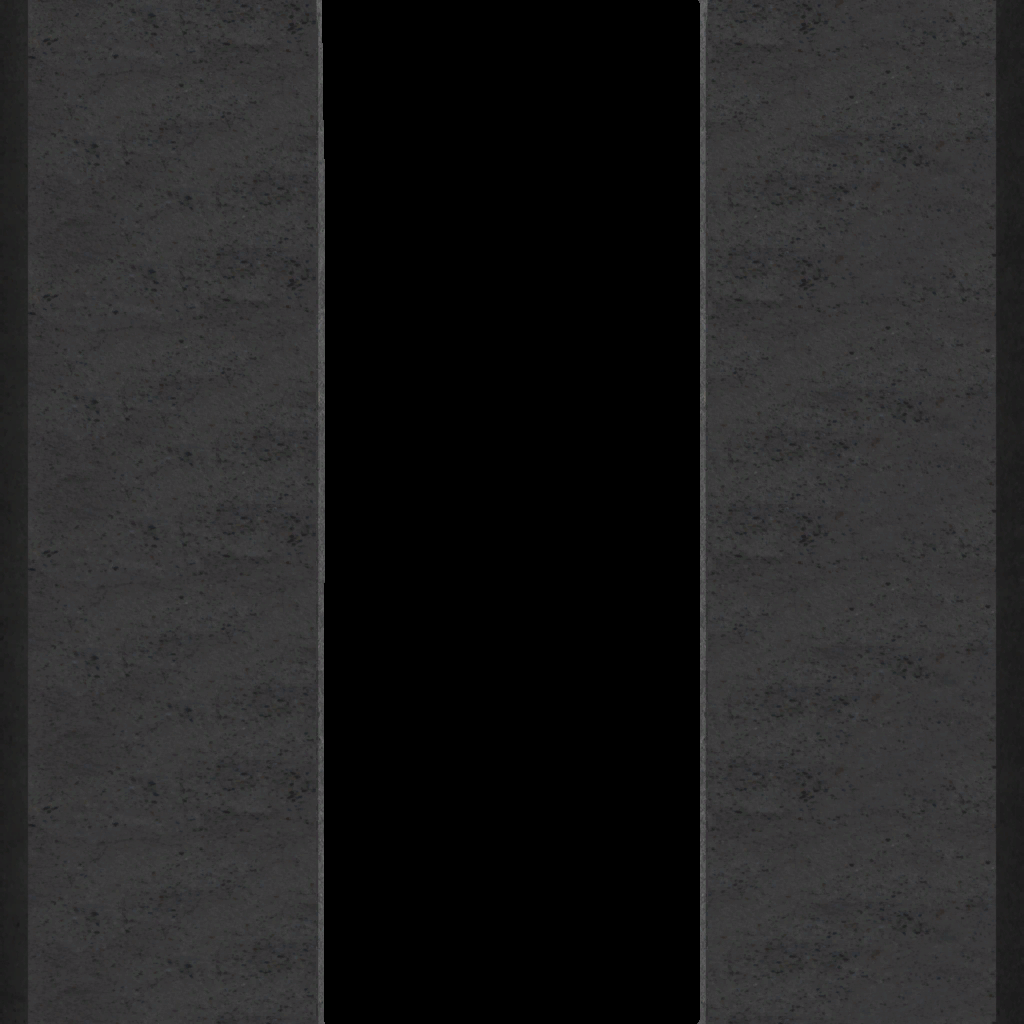
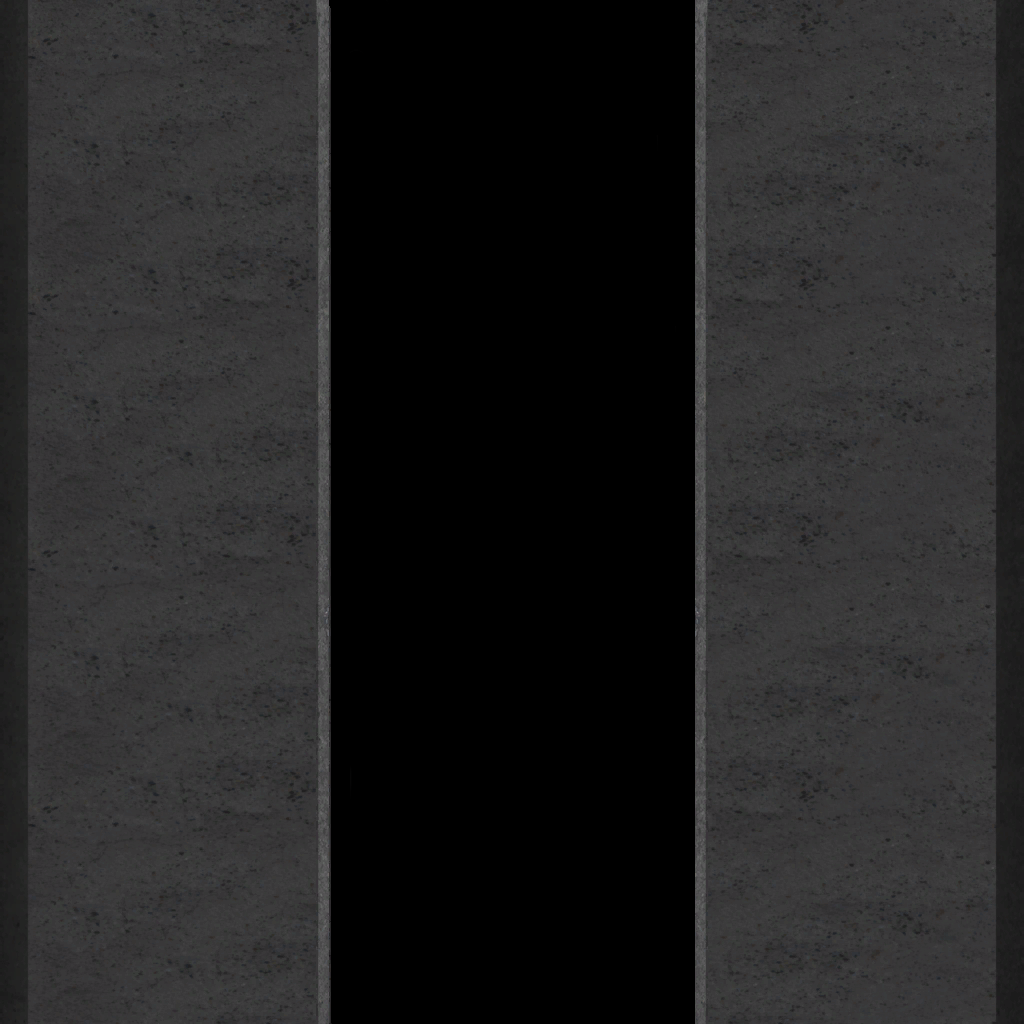
Two versions of the same layered image (w=1024, h=1024). Layer-by-layer changes:
painted on "Calque" over box(322, 0, 700, 1024)
